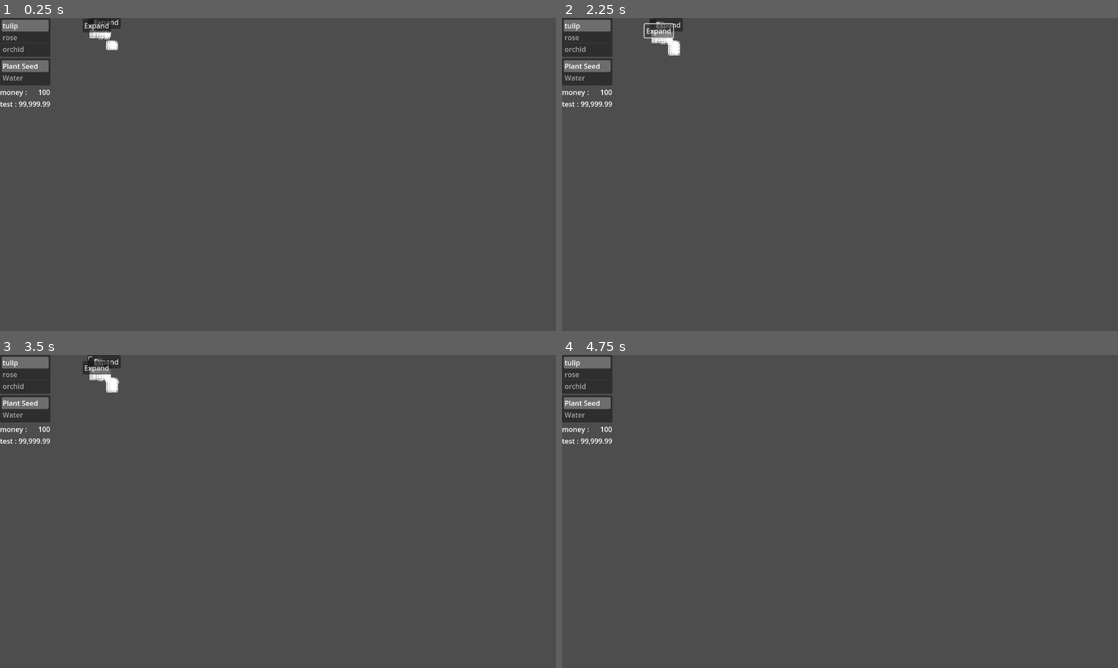
Above: before the commit, frames 1-4 (two rows, left to right).
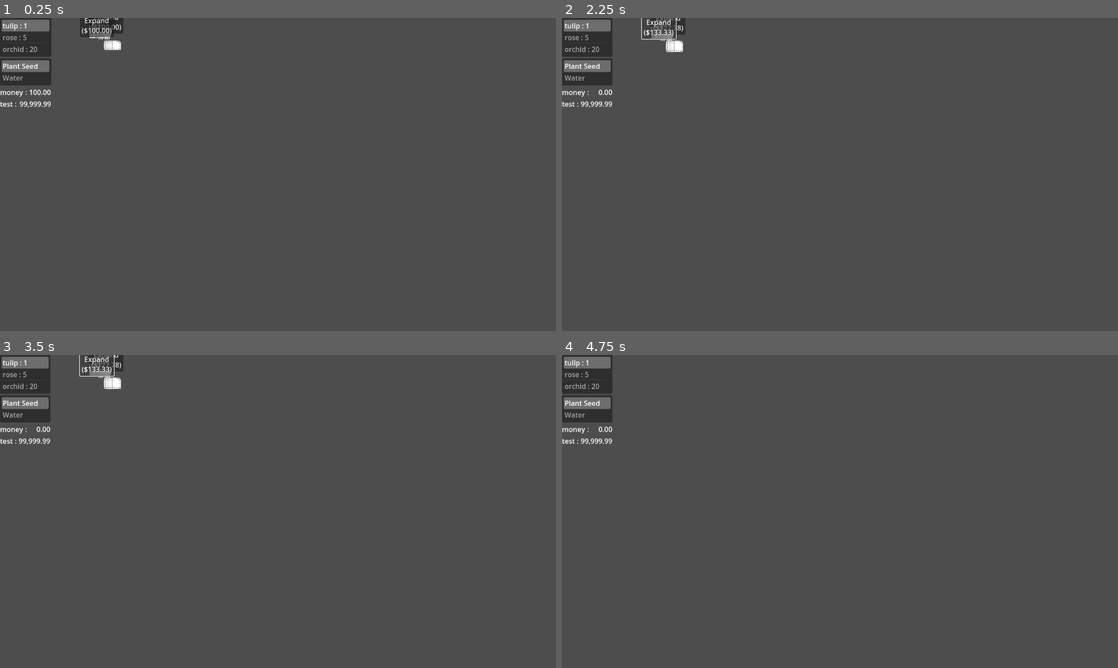
Above: after the commit, the same moments.

Repository: AtkinTC/Godot-Garden
Game: Godot game, scene res://Scenes/main.tscn
Two runs of this game, one before a commit and one after it. Both use one fixed random seed, a clock stepped at 60 frames per second and the inputs below.
Inputs (mouse positions are in pixels of both pictures, inside the frame that each line leads up to):
- Up to frame 1 (0.25 s): no input
- Up to frame 2 (2.25 s): click "Expand" (after the commit: "Expand ($100.00)") at 0.5 s; click "Expand" (after the commit: "Expand ($177.78)") at 1.25 s; click "Expand" (after the commit: "Expand ($133.33)") at 2 s
- Up to frame 3 (3.5 s): click (88, 358) at 2.77 s
- Up to frame 4 (4.75 s): tap Enter at 3.5 s; move the mouse to (962, 495) at 3.52 s; hold D (ui_right) 3.53-4.28 s; tap Mouse wheel up (zoom_in) at 3.6 s; move the mouse to (728, 527) at 4.27 s; hold S (ui_down) from 4.28 s (still down); tap Mouse wheel down (zoom_out) at 4.35 s

The runs differ from the first frame. In frame 1, 0.6% of the frame differs, in the area x 3-23%, y 0-29%; in frame 2, 0.5%; in frame 3, 0.4%; in frame 4, less than 0.1%.
Error in both runs: Invalid access to property or key 'minimum_size' on a base object of type 'TextureProgressBar'. (res://Scenes/Garden/GardenPlotNode.gd:66)

Commit message:
Spend and Earn Resources

Diff:
--- a/Scenes/Garden/GardenGrid.gd
+++ b/Scenes/Garden/GardenGrid.gd
@@ -5,14 +5,21 @@
 
 @onready var grid : GridContainer = $UIGrid/Grid
 
+@onready var expand_right_button: Button = $UIGrid/Right/ExpandRightButton
+@onready var expand_down_button: Button = $UIGrid/Down/ExpandDownButton
+
 var width: int = 3
 var height: int = 3
+
+@export var plot_base_price : float = (100.0/3)
+@export var min_garden_size : int = 9
 
 # Called when the node enters the scene tree for the first time.
 func _ready():
 	position = Vector2.ZERO
 	PlantManager.setup_garden_plots(width, height)
 	reset_grid_plots()
+	update_expand_price_display()
 
 func reset_grid_plots():
 	for child in grid.get_children():
@@ -26,15 +33,40 @@
 			garden_plot_node.set_plot_coord(Vector2(x,y))
 			grid.add_child(garden_plot_node)
 
+func get_expansion_price(right: int, down: int):
+	var new_width := width + right
+	var new_height := height + down
+
+	var current_plots := width * height
+	var new_plots := (new_width * new_height) - current_plots
+
+	return plot_base_price * new_plots * (current_plots * 1.0 / min_garden_size)
+
+func purchase_expansion(right: int, down: int):
+	var total_cost := {"MONEY": get_expansion_price(right, down)}
+	if(!PurchaseManager.can_afford(total_cost)):
+		return
+
+	PurchaseManager.spend(total_cost)
+	expand(right, down)
+
+func update_expand_price_display():
+	var base_price_right : float = get_expansion_price(1, 0)
+	var base_price_down : float = get_expansion_price(0, 1)
+
+	expand_right_button.text = "Expand\n($%.2f)" % base_price_right
+	expand_down_button.text = "Expand\n($%.2f)" % base_price_down
+
 func expand(right: int, down: int):
 	width += right
 	height += down
 
 	PlantManager.setup_garden_plots(width, height)
 	reset_grid_plots()
+	update_expand_price_display()
 
 func _on_expand_right_button_pressed():
-	expand(1,0)
+	purchase_expansion(1,0)
 
 func _on_expand_left_button_pressed():
-	expand(0,1)
+	purchase_expansion(0,1)
--- a/Scenes/Garden/GardenPlot.gd
+++ b/Scenes/Garden/GardenPlot.gd
@@ -37,6 +37,11 @@
 	if(plant_type == null || plant_type.size() == 0):
 		return
 
+	var purchase_price : Dictionary = plant_type[PlantManager.PURCHASE_PRICE]
+	if(!PurchaseManager.can_afford(purchase_price)):
+		return
+	PurchaseManager.spend(purchase_price)
+
 	planted = true
 	grow_progress = 0
 	grow_capacity = plant_type[PlantManager.GROW_CAPACITY]
@@ -58,16 +63,27 @@
 
 	water_level = new_water_level
 
+func sell_plant():
+	if(plant_key == null || plant_key == ""):
+		return
+
+	var sell_price : Dictionary = PlantManager.get_plant_type_attribute(plant_key, PlantManager.SELL_PRICE)
+	for resource_key in sell_price:
+		var current_amount = ResourceManager.get_resource_attribute(resource_key, ResourceManager.AMOUNT)
+		ResourceManager.set_resource_attribute(resource_key, ResourceManager.AMOUNT, current_amount + sell_price[resource_key])
+
+	planted = false
+	grow_progress = 0
+
 func step():
 	if(grow_progress >= grow_capacity):
-		planted = false
-		grow_progress = 0
+		sell_plant()
 
 	if(planted):
 		grow_progress += grow_speed_satisfied if water_level >= water_consumption else grow_speed_unsatisfied
 
 	if(water_level > 0 && planted):
-		water_level -= water_consumption
+		water_level = max(0, water_level - water_consumption)
 
 func get_coord() -> Vector2:
 	return coord
--- a/Scenes/Garden/GardenPlotNode.gd
+++ b/Scenes/Garden/GardenPlotNode.gd
@@ -41,11 +41,11 @@
 
 	grow_progress_bar.max_value = garden_plot.get_grow_capacity()
 	grow_progress_bar.value = garden_plot.get_grow_progress()
-	grow_progress_label.text = str(garden_plot.get_grow_progress() * 100.0 / garden_plot.get_grow_capacity()) + "%"
+	grow_progress_label.text = "%.1f%%" % (garden_plot.get_grow_progress() * 100.0 / garden_plot.get_grow_capacity())
 
 	water_progress_bar.max_value = garden_plot.get_water_capacity()
 	water_progress_bar.value = garden_plot.get_water_level()
-	water_progress_label.text = str(garden_plot.get_water_level() * 100.0 / garden_plot.get_water_capacity()) + "%"
+	water_progress_label.text = "%.1f%%" % (garden_plot.get_water_level() * 100.0 / garden_plot.get_water_capacity())
 
 func update_zoom_state() -> void:
 	var zoom_level = CameraManager.get_camera_zoom_level()
--- a/Scenes/UI/ResourceDisplay.gd
+++ b/Scenes/UI/ResourceDisplay.gd
@@ -40,9 +40,9 @@
 
 func set_amount(_amount : float):
 	amount = _amount
-	set_display_amount(format_comma_seperated(amount))
+	set_display_amount(format_comma_seperated("%.2f" % amount))
 
-func format_comma_seperated(number : float) -> String:
+func format_comma_seperated(number : String) -> String:
 	var number_string = str(number)
 	var parts := number_string.split(".")
 
--- a/Scenes/UI/SeedsMenu.gd
+++ b/Scenes/UI/SeedsMenu.gd
@@ -9,7 +9,7 @@
 	var index := 0
 	for plant_key in PlantManager.get_plant_type_keys():
 		var plant_type : Dictionary = PlantManager.get_plant_type(plant_key)
-		add_item(plant_type[PlantManager.DISPLAY_NAME])
+		add_item(str(plant_type[PlantManager.DISPLAY_NAME]) + " : " + str(plant_type[PlantManager.PURCHASE_PRICE].get("MONEY")))
 		plant_list_indexes[index] = plant_key
 
 		if(index == 0):
--- a/Scenes/main.gd
+++ b/Scenes/main.gd
@@ -5,7 +5,7 @@
 func _ready():
 	#start step timer
 	step_timer = Timer.new()
-	step_timer.wait_time = 0.1
+	step_timer.wait_time = 0.0333
 	step_timer.one_shot = true
 	step_timer.timeout.connect(_on_step_timer_timeout)
 	add_child(step_timer)
--- a/Scenes/main.tscn
+++ b/Scenes/main.tscn
@@ -107,7 +107,8 @@
 offset_bottom = 15.5
 grow_horizontal = 2
 grow_vertical = 2
-text = "Expand"
+text = "Expand
+($100)"
 metadata/_edit_use_custom_anchors = false
 
 [node name="Down" type="Panel" parent="GardenNode/GardenGrid/UIGrid"]
@@ -118,7 +119,7 @@
 size_flags_horizontal = 4
 size_flags_vertical = 0
 
-[node name="ExpandLeftButton" type="Button" parent="GardenNode/GardenGrid/UIGrid/Down"]
+[node name="ExpandDownButton" type="Button" parent="GardenNode/GardenGrid/UIGrid/Down"]
 anchor_left = 0.5
 anchor_top = 0.5
 anchor_right = 0.5
@@ -129,7 +130,8 @@
 offset_bottom = 15.5
 grow_horizontal = 2
 grow_vertical = 2
-text = "Expand"
+text = "Expand
+($100)"
 metadata/_edit_use_custom_anchors = false
 
 [node name="Camera" type="Camera2D" parent="."]
@@ -143,4 +145,4 @@
 [connection signal="item_selected" from="UI/H/LPanel/V/SeedsMenu" to="UI/H/LPanel/V/SeedsMenu" method="_on_seeds_menu_item_selected"]
 [connection signal="item_selected" from="UI/H/LPanel/V/ActionsMenu" to="UI/H/LPanel/V/ActionsMenu" method="_on_actions_menu_item_selected"]
 [connection signal="pressed" from="GardenNode/GardenGrid/UIGrid/Right/ExpandRightButton" to="GardenNode/GardenGrid" method="_on_expand_right_button_pressed"]
-[connection signal="pressed" from="GardenNode/GardenGrid/UIGrid/Down/ExpandLeftButton" to="GardenNode/GardenGrid" method="_on_expand_left_button_pressed"]
+[connection signal="pressed" from="GardenNode/GardenGrid/UIGrid/Down/ExpandDownButton" to="GardenNode/GardenGrid" method="_on_expand_left_button_pressed"]
--- a/Singletons/PlantManager.gd
+++ b/Singletons/PlantManager.gd
@@ -5,6 +5,8 @@
 const GROW_SPEED_UNSATISFIED = "grow_speed_unsatisfied"
 const GROW_SPEED_SATISFIED = "grow_speed_satisfied"
 const WATER_CONSUMPTION = "water_consumption"
+const PURCHASE_PRICE = "purchase_price"
+const SELL_PRICE = "sell_price"
 
 var plant_types := {
 	"TULIP" : {
@@ -12,21 +14,39 @@
 		"grow_capacity" : 1000,
 		"grow_speed_unsatisfied" : 1,
 		"grow_speed_satisfied" : 2,
-		"water_consumption" : 1
+		"water_consumption" : 1,
+		"purchase_price" : {
+			"MONEY" : 1
+		},
+		"sell_price" : {
+			"MONEY" : 2
+		}
 	},
 	"ROSE" : {
 		"display_name" : "rose",
 		"grow_capacity" : 2000,
 		"grow_speed_unsatisfied" : 1,
-		"grow_speed_satisfied" : 4,
-		"water_consumption" : 2
+		"grow_speed_satisfied" : 3,
+		"water_consumption" : 1,
+		"purchase_price" : {
+			"MONEY" : 5
+		},
+		"sell_price" : {
+			"MONEY" : 10
+		}
 	},
 	"ORCHID" : {
 		"display_name" : "orchid",
 		"grow_capacity" : 2000,
 		"grow_speed_unsatisfied" : 0,
 		"grow_speed_satisfied" : 1,
-		"water_consumption" : 4
+		"water_consumption" : 3,
+		"purchase_price" : {
+			"MONEY" : 20
+		},
+		"sell_price" : {
+			"MONEY" : 100
+		}
 	}
 }
 
@@ -53,6 +73,9 @@
 func get_plant_type(plant_type_key : String) -> Dictionary:
 	return plant_types.get(plant_type_key, {})
 
+func get_plant_type_attribute(plant_type_key : String, attribute_key : String):
+	return plant_types.get(plant_type_key, {}).get(attribute_key, null)
+
 func set_garden_plot(coord : Vector2, garden_plot : GardenPlot):
 	garden_plots[coord] = garden_plot
 
--- /dev/null
+++ b/Singletons/PurchaseManager.gd
@@ -0,0 +1,25 @@
+extends Node
+
+func can_afford(total_cost : Dictionary) -> bool:
+	if(total_cost.size() == 0):
+		# no total cost
+		return true
+
+	for resource_key in total_cost.keys():
+		var res_cost = total_cost[resource_key]
+		if(!res_cost || res_cost <= 0):
+			#no resource cost
+			continue
+
+		var res_amount = ResourceManager.get_resource_attribute(resource_key, ResourceManager.AMOUNT)
+		if(!res_amount || res_amount < res_cost):
+			#insufficient resource
+			return false
+
+	return true
+
+func spend(total_cost : Dictionary):
+	for resource_key in total_cost.keys():
+		var res_cost = total_cost[resource_key]
+		var res_amount = ResourceManager.get_resource_attribute(resource_key, ResourceManager.AMOUNT)
+		ResourceManager.set_resource_attribute(resource_key, ResourceManager.AMOUNT, res_amount - res_cost)
--- a/Singletons/ResourceManager.gd
+++ b/Singletons/ResourceManager.gd
@@ -28,7 +28,7 @@
 
 func set_resource_attribute(resource_key : String, attribute_key : String, value : Variant):
 	var dict = resources.get(resource_key, null)
-	if(!dict):
+	if(dict == null || dict.size() == 0):
 		return
 	dict[attribute_key] = value
 
--- a/project.godot
+++ b/project.godot
@@ -73,6 +73,7 @@
 ActionManager="*res://Singletons/ActionManager.gd"
 CameraManager="*res://Singletons/CameraManager.gd"
 ResourceManager="*res://Singletons/ResourceManager.gd"
+PurchaseManager="*res://Singletons/PurchaseManager.gd"
 
 [display]
 
